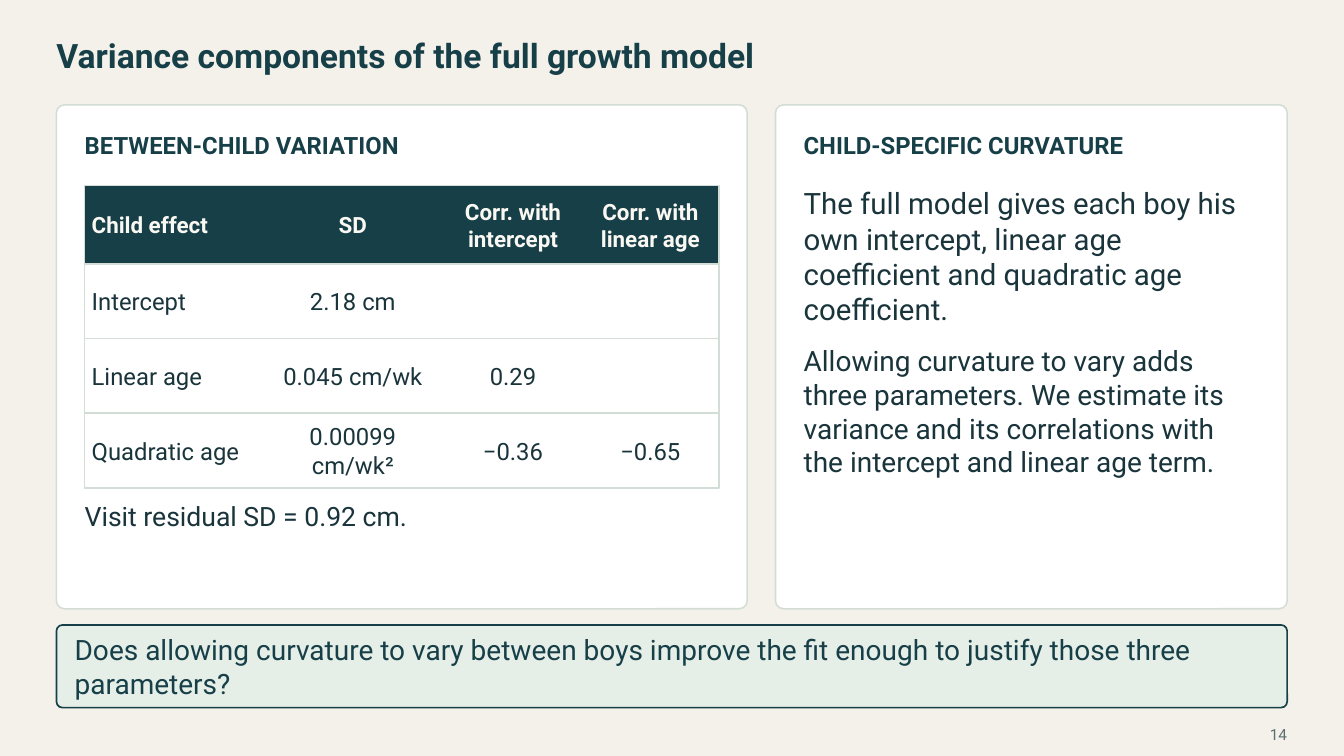
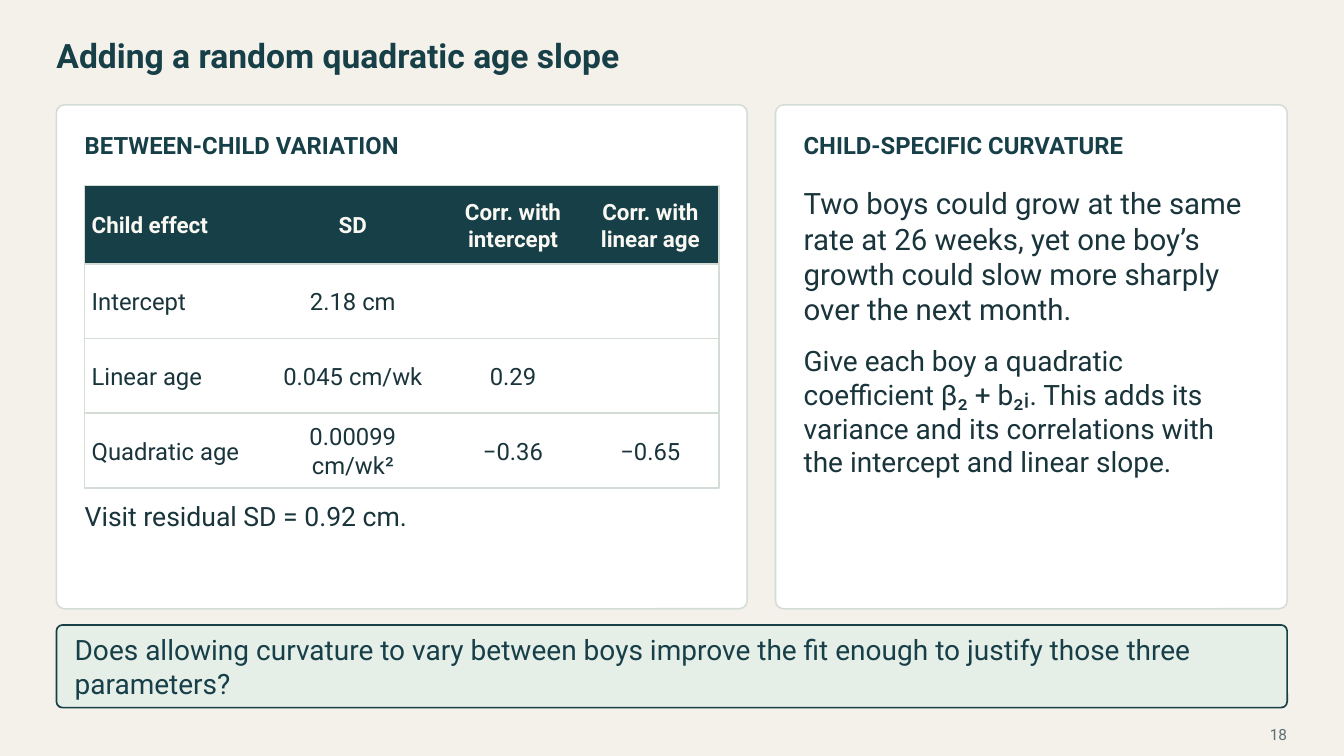
Before and after one commit to Postmus/BeyondMLR, a slide deck: slide 18 of lectures_2627/week4/Beyond_MLR_Week_4.pptx (slide 14 before the commit). Drawn at 1344x756 pixels with LibreOffice and Linux fonts; fonts in the diff are those of the drawing. Boxes give left, top, right and bottom in pixels: in the first picture for what was removed or moved away, otherwise in the second. Text is boxed around its words. In the diff, an @@ line names an element or a change of style, - is before the commit and + after.

Commit message:
Revise the Week 4 longitudinal modeling lecture and chick growth labs

```diff
--- a/lectures_2627/week4/Beyond_MLR_Week_4.pptx
+++ b/lectures_2627/week4/Beyond_MLR_Week_4.pptx
@@ text at (56, 42, 619, 75): text changed @@
-Variance components of the full growth model
+Adding a random quadratic age slope
@@ text at (804, 192, 1241, 321): text changed @@
-The full model gives each boy his own intercept, linear age coefficient and quadratic age coefficient.
+Two boys could grow at the same rate at 26 weeks, yet one boy’s growth could slow more sharply over the next month.
@@ text at (804, 350, 1214, 478): text changed @@
-Allowing curvature to vary adds three parameters. We estimate its variance and its correlations with the intercept and linear age term.
+Give each boy a quadratic coefficient β₂ + b₂ᵢ. This adds its variance and its correlations with the intercept and linear slope.
@@ page number at (1270, 729, 1287, 740): text changed @@
-14
+18
```
Also in this commit, not shown: 17 other slides changed, 11 slides added, 8 slides removed, 20 other files.
